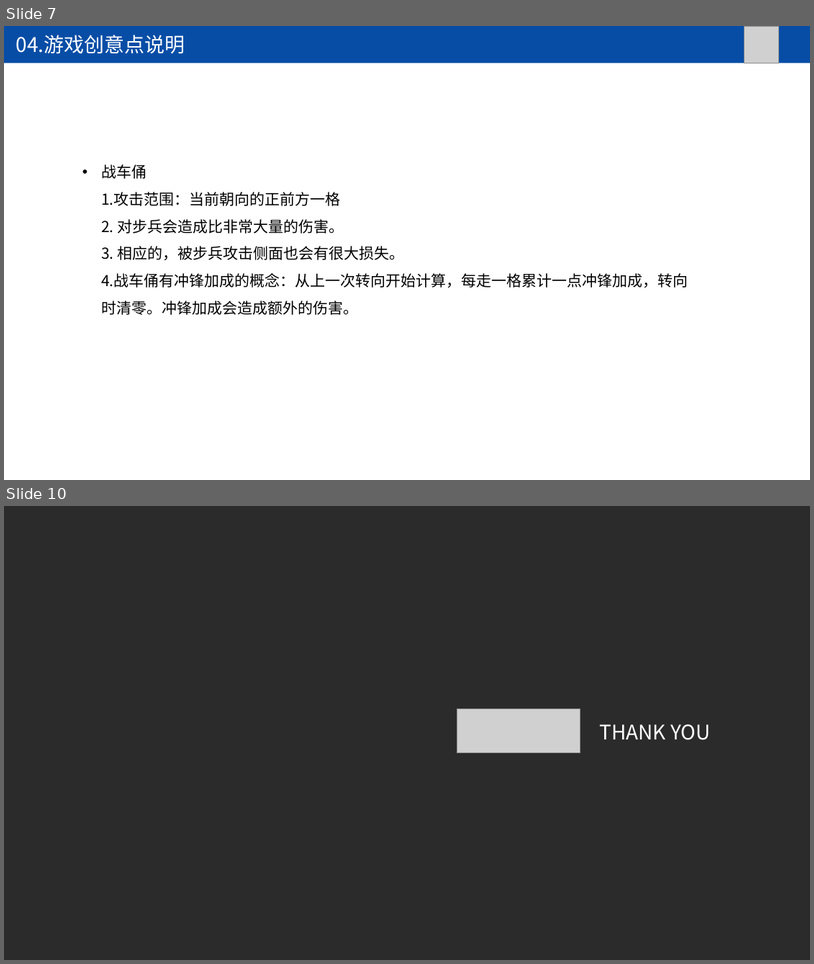
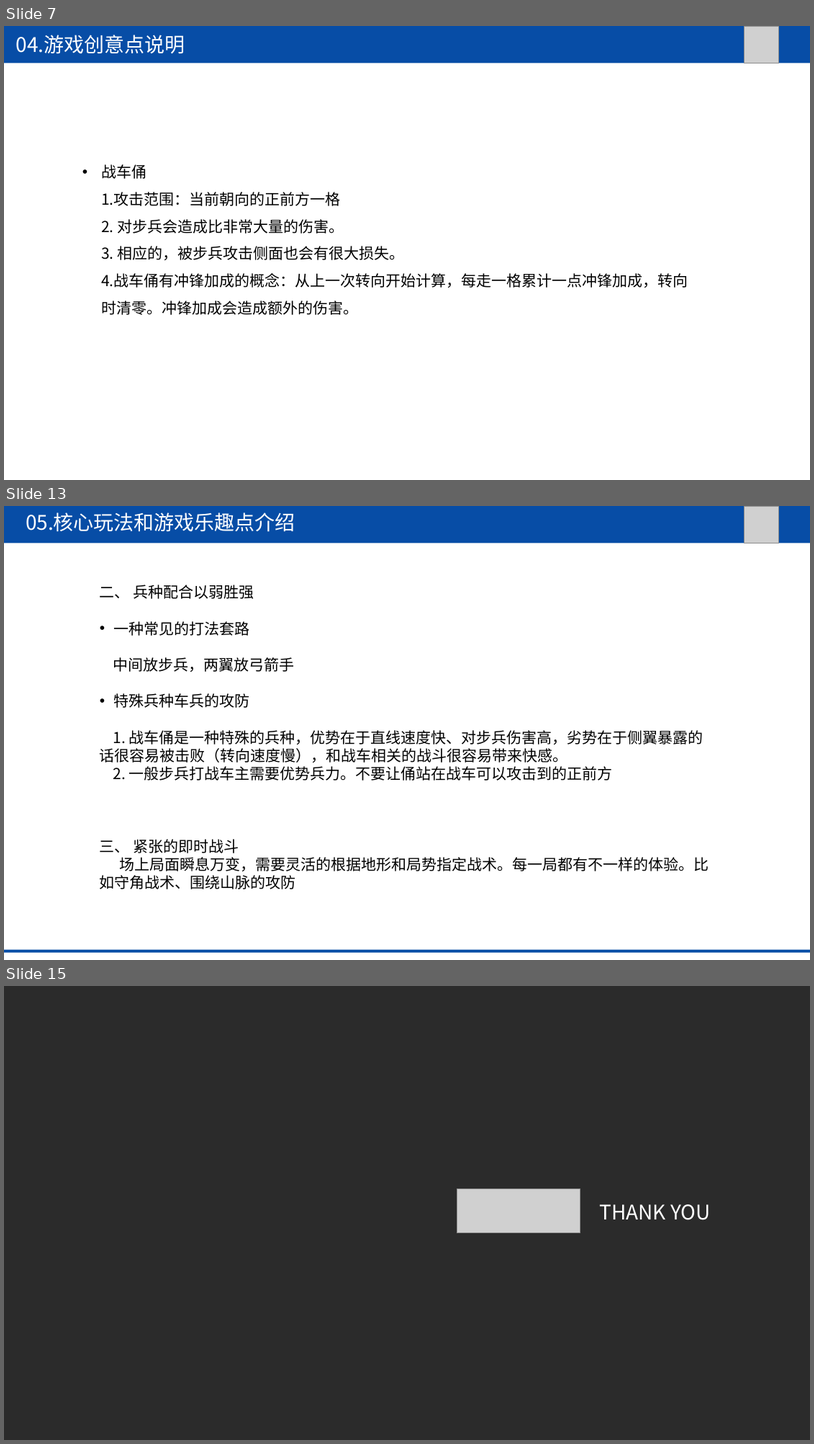
Before and after one commit to kotomineshiki/BMY, a slide deck: 文档ppt.ppt. Shown one above the other, each under a label of ours: slides 7 and 10 before the commit, slides 7, 13 and 15 after it; the slides between them are not shown. The pictures are 814x964 and 814x1444 pixels, drawn with LibreOffice and Linux fonts; fonts in the diff are those of the drawing; grey boxes stand for pictures; background and template pictures are left out; a plain dark background stands for a picture behind light text. Boxes give left, top, right and bottom in pixels: in the first picture for what was removed or moved away, otherwise in the second. Text is boxed around its words. In the diff, an @@ line names an element or a change of style, - is before the commit and + after.

```diff
--- a/文档ppt.ppt
+++ b/文档ppt.ppt
@@ slide 13 added at <box>4,506,810,960</box>, background #FFFFFF @@
@@ rectangle added at <box>4,506,810,543</box>, fill #074DA6 @@
@@ text added at <box>26,512,296,532</box>, 24 pt, text #FFFFFF @@
+05.核心玩法和游戏乐趣点介绍
@@ picture added at <box>744,506,779,543</box> @@
@@ text added at <box>100,584,710,889</box>, 18 pt, text #000000 @@
+二、 兵种配合以弱胜强
+• 一种常见的打法套路
+中间放步兵，两翼放弓箭手
+• 特殊兵种车兵的攻防
+1. 战车俑是一种特殊的兵种，优势在于直线速度快、对步兵伤害高，劣势在于侧翼暴露的话很容易被击败（转向速度慢），和战车相关的战斗很容易带来快感。
+2. 一般步兵打战车主需要优势兵力。不要让俑站在战车可以攻击到的正前方
+三、 紧张的即时战斗
+场上局面瞬息万变，需要灵活的根据地形和局势指定战术。每一局都有不一样的体验。比如守角战术、围绕山脉的攻防
@@ rectangle added at <box>4,949,810,952</box>, fill #074DA6 @@
@@ what was slide 10 is now slide 15 @@
```
Also in this commit, not shown: 2 slides changed, 4 other slides added, 4 other files.
